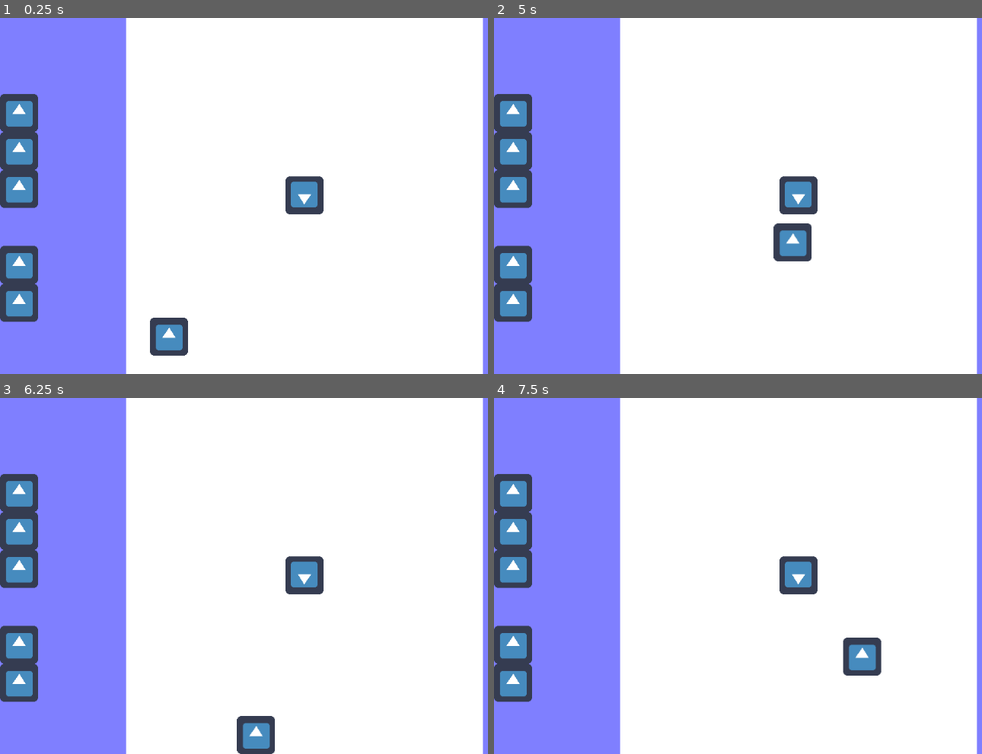
Above: before the commit, frames 1-4 (two rows, left to right).
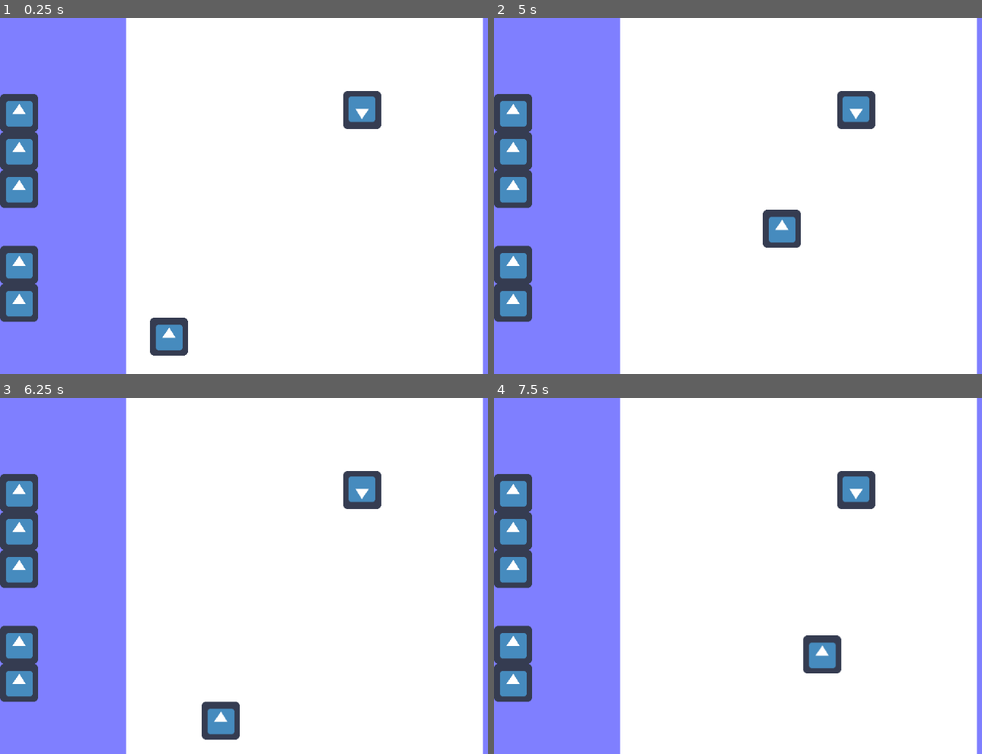
Above: after the commit, the same moments.

Repository: Baidadan67/Save-Wandering-Cats-Meow
Game: Godot game, scene res://Scene/Outside/OutsideRoom.tscn
Same seed, same stepped clock (60 frames per second), same inputs: the game is played once before the commit and once after it. The engine's default icon, where the game draws it, is replaced by a stand-in: a white triangle on a blue panel in a dark square.
Inputs:
- Up to frame 1 (0.25 s): no input
- Up to frame 2 (5 s): tap Enter (ui_accept) at 0.5, 0.77, 1.52, 3.02, 3.77, 4.52 s; hold Right (ui_right) 0.53-1.28 s; hold Down (ui_down) 1.28-2.03 s; hold Right (ui_right) 2.03-2.78 s; hold Up (ui_up) 2.78-3.53 s; hold Left (ui_left) from 3.53 s (still down)
- Up to frame 3 (6.25 s): release Left (ui_left) at 5.03 s; hold Down (ui_down) 5.03-5.78 s; hold Right (ui_right) from 5.78 s (still down); tap Enter (ui_accept) at 6.02 s
- Up to frame 4 (7.5 s): release Right (ui_right) at 6.53 s; hold Up (ui_up) 6.53-7.28 s; tap Enter (ui_accept) at 6.77 s; hold Right (ui_right) from 7.28 s (still down)

The runs differ from the first frame. In frame 1, 1.6% of the frame differs, in the area x 58-79%, y 20-56%; in frame 2, 2.7%; in frame 3, 3.1%; in frame 4, 3.2%, in the area x 58-80%, y 20-78%.

Commit message:
cat runaway

Diff:
--- a/project/Scene/Outside/CatOutdoor.tscn
+++ b/project/Scene/Outside/CatOutdoor.tscn
@@ -5,14 +5,15 @@
 [ext_resource path="res://Scene/Outside/wanderController.gd" type="Script" id=3]
 
 [sub_resource type="CapsuleShape2D" id=2]
-radius = 51.0
-height = 12.0
+radius = 49.0
+height = 58.0
 
 [sub_resource type="CapsuleShape2D" id=1]
-radius = 32.0
-height = 6.0
+radius = 27.0
+height = 0.0
 
 [node name="CatOutdoor" type="KinematicBody2D"]
+collision_layer = 5
 script = ExtResource( 1 )
 
 [node name="Sprite" type="Sprite" parent="."]
@@ -20,6 +21,7 @@
 texture = ExtResource( 2 )
 
 [node name="CatchArea" type="Area2D" parent="."]
+collision_layer = 3
 
 [node name="CollisionShape2D" type="CollisionShape2D" parent="CatchArea"]
 shape = SubResource( 2 )
@@ -28,6 +30,9 @@
 script = ExtResource( 3 )
 
 [node name="CollisionShape2D" type="CollisionShape2D" parent="."]
+position = Vector2( 0, -1 )
 shape = SubResource( 1 )
 
 [connection signal="area_entered" from="CatchArea" to="." method="_on_CatchArea_area_entered"]
+[connection signal="body_entered" from="CatchArea" to="." method="_on_CatchArea_body_entered"]
+[connection signal="body_exited" from="CatchArea" to="." method="_on_CatchArea_body_exited"]
--- a/project/Scene/Outside/OutsideRoom.tscn
+++ b/project/Scene/Outside/OutsideRoom.tscn
@@ -18,3 +18,4 @@
 
 [node name="Cat" parent="." instance=ExtResource( 3 )]
 position = Vector2( 512, 299 )
+collision_layer = 1
--- a/project/Scene/Outside/Player.tscn
+++ b/project/Scene/Outside/Player.tscn
@@ -4,8 +4,7 @@
 [ext_resource path="res://Sprite/icon.png" type="Texture" id=2]
 
 [sub_resource type="CapsuleShape2D" id=1]
-radius = 30.0
-height = 10.0
+radius = 24.0
 
 [node name="Player" type="KinematicBody2D"]
 script = ExtResource( 1 )
--- a/project/Script/CatOutdoor.gd
+++ b/project/Script/CatOutdoor.gd
@@ -1,16 +1,52 @@
-extends Node2D
+extends KinematicBody2D
 
 
-# Declare member variables here. Examples:
-# var a = 2
-# var b = "text"
-
+var velocity = Vector2.ZERO
+var speed = 500
+const ACCELERATION = 500
+const MAX_SPEED = 300
+const FRICTION = 500
+const BOARDER = [212, 812, 0, 600]
+const SIZE = [64, 64]
+var directionList = ["up","down","right","left"]
+enum {HIDDING, WANDER}
+var state = WANDER
+var player_position
 
 # Called when the node enters the scene tree for the first time.
 func _ready():
-	pass # Replace with function body.
-
-
+	position.x = rand_range( BOARDER[0] + SIZE[0] / 2, BOARDER[1] - SIZE[0] / 2)
+	position.y = rand_range( BOARDER[2] + SIZE[0] / 2, BOARDER[3] - SIZE[0] / 2)
 # Called every frame. 'delta' is the elapsed time since the previous frame.
 #func _process(delta):
 #	pass
+
+func _physics_process(delta):
+
+	match state:
+		HIDDING:
+			var direction = position.direction_to(player_position)
+			if position.x ==  BOARDER[0] + SIZE[0] / 2 || position.x ==  BOARDER[0] - SIZE[0] / 2:
+				direction.x = - direction.x
+			elif position.x ==  BOARDER[0] - SIZE[0] / 2:
+				direction.x = - direction.x
+			if position.y == BOARDER[2] + SIZE[0] / 2:
+				direction.y = - direction.y
+			elif position.y == BOARDER[2] - SIZE[0] / 2:
+				direction.y = - direction.y
+			direction = - direction
+			velocity = velocity.move_toward(direction * MAX_SPEED, ACCELERATION * delta)
+			velocity = move_and_slide(velocity)
+
+	position.x = clamp(position.x, BOARDER[0] + SIZE[0] / 2, BOARDER[1] - SIZE[0] / 2)
+	position.y = clamp(position.y, BOARDER[2] + SIZE[0] / 2, BOARDER[3] - SIZE[0] / 2)
+
+
+func _on_CatchArea_body_entered(body):
+	if body.name == "Player":
+		print("new")
+		state = HIDDING
+		player_position = body.position
+
+func _on_CatchArea_body_exited(body):
+	state = WANDER
